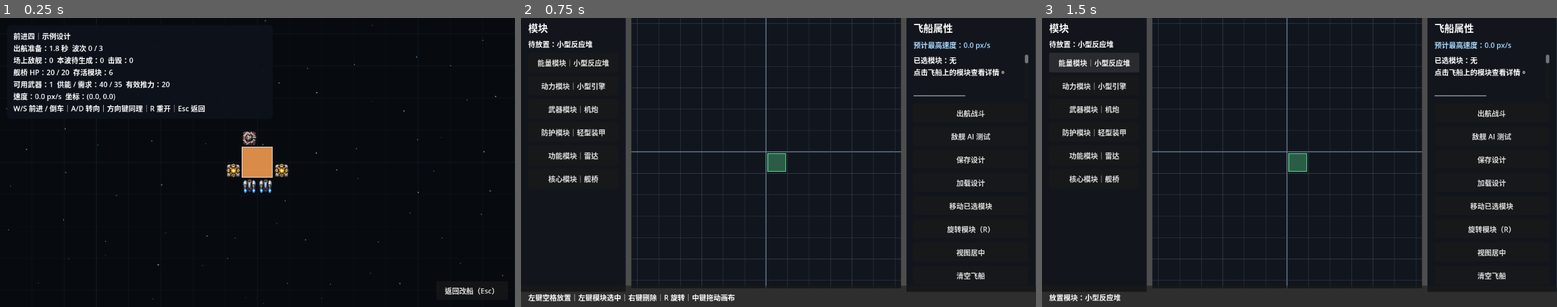
Above: before the commit, frames 1-3 (left to right).
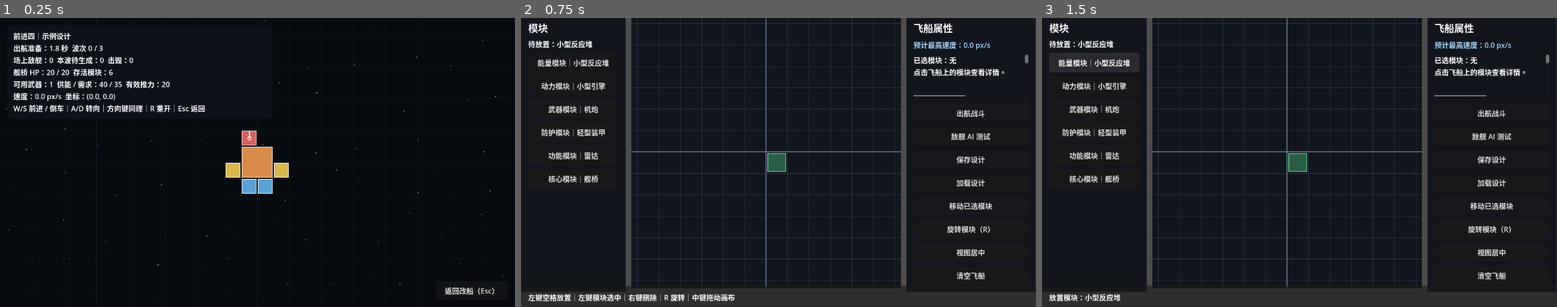
Above: after the commit, the same moments.

Repository: lqc19891229/AdvanceFour
Game: Godot game, scene res://game/combat/battle.tscn
Two runs of this game, one before a commit and one after it. Both use one fixed random seed, a clock stepped at 60 frames per second and the inputs below. This scene is started directly instead of the project's main scene.
Inputs:
- Up to frame 1 (0.25 s): no input
- Up to frame 2 (0.75 s): click "返回改船（Esc）" at 0.5 s
- Up to frame 3 (1.5 s): click "能量模块｜小型反应堆" at 1.25 s

The runs differ from the first frame. In frame 1, 0.7% of the frame differs, in the area x 43-57%, y 38-61%; in frame 2, nothing differs; in frame 3, nothing differs.

Commit message:
Restore Excel-driven module texture imports

Diff:
--- a/data/generated/modules/core/core_bridge.tres
+++ b/data/generated/modules/core/core_bridge.tres
@@ -1,9 +1,11 @@
 [gd_resource type="Resource" script_class="CoreModuleDefinition" format=3 uid="uid://cvyytwixan6ed"]
 
 [ext_resource type="Script" uid="uid://dr7ahptrr2ara" path="res://game/ship/definitions/core_module_definition.gd" id="1_0m841"]
+[ext_resource type="Texture2D" path="res://game/ship/art/modules/core_bridge.png" id="2_texture"]
 
 [resource]
 script = ExtResource("1_0m841")
+texture = ExtResource("2_texture")
 id = &"core_bridge"
 display_name = "舰桥"
 module_type = 5
--- a/data/generated/modules/defense/defense_lightarmor.tres
+++ b/data/generated/modules/defense/defense_lightarmor.tres
@@ -1,9 +1,11 @@
 [gd_resource type="Resource" script_class="DefenseModuleDefinition" format=3 uid="uid://d3cgij15dxy60"]
 
 [ext_resource type="Script" uid="uid://dw8g3d8ctmge3" path="res://game/ship/definitions/defense_module_definition.gd" id="1_q0vbv"]
+[ext_resource type="Texture2D" path="res://game/ship/art/modules/defense_lightarmor.png" id="2_texture"]
 
 [resource]
 script = ExtResource("1_q0vbv")
+texture = ExtResource("2_texture")
 protection = 10.0
 id = &"defense_lightarmor"
 display_name = "轻型装甲"
--- a/data/generated/modules/energy/energy_smallreactor.tres
+++ b/data/generated/modules/energy/energy_smallreactor.tres
@@ -1,9 +1,11 @@
 [gd_resource type="Resource" script_class="EnergyModuleDefinition" format=3 uid="uid://cmcvn2lj2g03n"]
 
 [ext_resource type="Script" uid="uid://djensrm51ikqf" path="res://game/ship/definitions/energy_module_definition.gd" id="1_1dcru"]
+[ext_resource type="Texture2D" path="res://game/ship/art/modules/energy_smallreactor.png" id="2_texture"]
 
 [resource]
 script = ExtResource("1_1dcru")
+texture = ExtResource("2_texture")
 energy_output = 20.0
 id = &"energy_smallreactor"
 display_name = "小型反应堆"
--- a/data/generated/modules/function/function_radar.tres
+++ b/data/generated/modules/function/function_radar.tres
@@ -1,9 +1,11 @@
 [gd_resource type="Resource" script_class="FunctionModuleDefinition" format=3 uid="uid://c508upumj0tfq"]
 
 [ext_resource type="Script" uid="uid://vt1mdpchd5pw" path="res://game/ship/definitions/function_module_definition.gd" id="1_ca0wo"]
+[ext_resource type="Texture2D" path="res://game/ship/art/modules/function_radar.png" id="2_texture"]
 
 [resource]
 script = ExtResource("1_ca0wo")
+texture = ExtResource("2_texture")
 id = &"function_radar"
 display_name = "雷达"
 description = "基础功能模块。现阶段暂无额外参数。"
--- a/data/generated/modules/propulsion/propulsion_smallengine.tres
+++ b/data/generated/modules/propulsion/propulsion_smallengine.tres
@@ -1,9 +1,11 @@
 [gd_resource type="Resource" script_class="PropulsionModuleDefinition" format=3 uid="uid://d4mhsglj3vxk3"]
 
 [ext_resource type="Script" uid="uid://li02sb2a2ata" path="res://game/ship/definitions/propulsion_module_definition.gd" id="1_c3fcf"]
+[ext_resource type="Texture2D" path="res://game/ship/art/modules/propulsion_smallengine.png" id="2_texture"]
 
 [resource]
 script = ExtResource("1_c3fcf")
+texture = ExtResource("2_texture")
 thrust = 10.0
 id = &"propulsion_smallengine"
 display_name = "小型引擎"
--- a/data/generated/modules/weapon/weapon_cannon.tres
+++ b/data/generated/modules/weapon/weapon_cannon.tres
@@ -1,9 +1,13 @@
 [gd_resource type="Resource" script_class="WeaponModuleDefinition" format=3 uid="uid://ot83omrw2h2b"]
 
 [ext_resource type="Script" uid="uid://cieg7176rd0wq" path="res://game/ship/definitions/weapon_module_definition.gd" id="1_ph2d0"]
+[ext_resource type="Texture2D" path="res://game/ship/art/modules/weapon_cannon_base.png" id="2_texture"]
+[ext_resource type="Texture2D" path="res://game/ship/art/modules/weapon_cannon_turret.png" id="3_turret_texture"]
 
 [resource]
 script = ExtResource("1_ph2d0")
+texture = ExtResource("2_texture")
+turret_texture = ExtResource("3_turret_texture")
 firepower = 5.0
 attack_range = 500.0
 fire_interval = 0.5
--- a/game/ship/art/module_art_library.gd
+++ b/game/ship/art/module_art_library.gd
@@ -1,26 +1,15 @@
 class_name ModuleArtLibrary
 extends RefCounted
-
-const MODULE_ART_ROOT := "res://game/ship/art/modules/"
 
 static func get_base_texture(definition: ShipModuleDefinition) -> Texture2D:
 	if definition == null:
 		return null
-
-	var suffix := "_base.png" if definition is WeaponModuleDefinition else ".png"
-	return _load_texture("%s%s%s" % [
-		MODULE_ART_ROOT,
-		String(definition.id),
-		suffix
-	])
+	return definition.texture
 
 static func get_turret_texture(definition: ShipModuleDefinition) -> Texture2D:
 	if not (definition is WeaponModuleDefinition):
 		return null
-	return _load_texture("%s%s_turret.png" % [
-		MODULE_ART_ROOT,
-		String(definition.id)
-	])
+	return (definition as WeaponModuleDefinition).turret_texture
 
 static func get_texture_scale(texture: Texture2D, target_size: Vector2) -> Vector2:
 	if texture == null:
@@ -29,8 +18,3 @@
 	if source_size.x <= 0.0 or source_size.y <= 0.0:
 		return Vector2.ONE
 	return target_size / source_size
-
-static func _load_texture(path: String) -> Texture2D:
-	if not ResourceLoader.exists(path):
-		return null
-	return load(path) as Texture2D
--- a/game/ship/definitions/module_definition.gd
+++ b/game/ship/definitions/module_definition.gd
@@ -20,6 +20,9 @@
 @export var energy_cost: float = 0.0
 @export var hp: float = 20.0
 
+@export_group("美术资源")
+@export var texture: Texture2D
+
 func get_type_name() -> String:
 	match module_type:
 		ModuleType.ENERGY:
--- a/game/ship/definitions/weapon_module_definition.gd
+++ b/game/ship/definitions/weapon_module_definition.gd
@@ -9,5 +9,8 @@
 @export var projectile_speed: float = 700.0
 @export var fire_angle_tolerance_degrees: float = 6.0
 
+@export_group("武器美术")
+@export var turret_texture: Texture2D
+
 func _init() -> void:
 	module_type = ModuleType.WEAPON
--- a/game/ship/editor/ship_grid_view.gd
+++ b/game/ship/editor/ship_grid_view.gd
@@ -248,7 +248,7 @@
 	)
 
 	var base_drawn := false
-	if module.definition != null and module.definition.size == Vector2i.ONE:
+	if module.definition != null:
 		var base_texture := ModuleArtLibrary.get_base_texture(module.definition)
 		if base_texture != null:
 			var base_rotation := 0.0
@@ -260,10 +260,7 @@
 	if not base_drawn:
 		_draw_module_fallback(module, rect)
 
-	if (
-		module.definition is WeaponModuleDefinition
-		and module.definition.size == Vector2i.ONE
-	):
+	if module.definition is WeaponModuleDefinition:
 		var turret_rotation := float(module.rotation_quarters) * PI * 0.5
 		var turret_texture := ModuleArtLibrary.get_turret_texture(module.definition)
 		if turret_texture != null:
--- a/game/ship/runtime/ship_module_runtime.gd
+++ b/game/ship/runtime/ship_module_runtime.gd
@@ -44,9 +44,6 @@
 func _build_visual(pixel_size: Vector2) -> void:
 	if module_instance == null or module_instance.definition == null:
 		return
-	if module_instance.definition.size != Vector2i.ONE:
-		return
-
 	var texture := ModuleArtLibrary.get_base_texture(module_instance.definition)
 	if texture == null:
 		return
--- a/tools/data_import/cache/modules.json
+++ b/tools/data_import/cache/modules.json
@@ -2,134 +2,13 @@
   "ok": true,
   "errors": [],
   "warnings": [],
-  "counts": {
-    "Energy": 1,
-    "Propulsion": 1,
-    "Weapon": 1,
-    "Defense": 1,
-    "Function": 1,
-    "Core": 1
-  },
+  "counts": {"Energy":1,"Propulsion":1,"Weapon":1,"Defense":1,"Function":1,"Core":1},
   "modules": [
-    {
-      "id": "energy_smallreactor",
-      "display_name": "小型反应堆",
-      "module_type": "ENERGY",
-      "description": "基础能量模块，为飞船提供持续能量。",
-      "width": 1,
-      "height": 1,
-      "mass": 10,
-      "energy_cost": 0,
-      "hp": 20,
-      "energy_output": 20,
-      "thrust": 0,
-      "firepower": 0,
-      "protection": 0,
-      "attack_range": 0,
-      "fire_interval": 0,
-      "turn_speed_degrees": 0,
-      "projectile_speed": 0,
-      "fire_angle_tolerance_degrees": 0
-    },
-    {
-      "id": "propulsion_smallengine",
-      "display_name": "小型引擎",
-      "module_type": "PROPULSION",
-      "description": "基础动力模块，为飞船提供主要推进力。",
-      "width": 1,
-      "height": 1,
-      "mass": 10,
-      "energy_cost": 5,
-      "hp": 20,
-      "energy_output": 0,
-      "thrust": 10,
-      "firepower": 0,
-      "protection": 0,
-      "attack_range": 0,
-      "fire_interval": 0,
-      "turn_speed_degrees": 0,
-      "projectile_speed": 0,
-      "fire_angle_tolerance_degrees": 0
-    },
-    {
-      "id": "weapon_cannon",
-      "display_name": "机炮",
-      "module_type": "WEAPON",
-      "description": "基础武器模块，提供稳定的常规火力。",
-      "width": 1,
-      "height": 1,
-      "mass": 5,
-      "energy_cost": 5,
-      "hp": 20,
-      "energy_output": 0,
-      "thrust": 0,
-      "firepower": 5,
-      "protection": 0,
-      "attack_range": 500,
-      "fire_interval": 0.5,
-      "turn_speed_degrees": 180,
-      "projectile_speed": 700,
-      "fire_angle_tolerance_degrees": 6
-    },
-    {
-      "id": "defense_lightarmor",
-      "display_name": "轻型装甲",
-      "module_type": "DEFENSE",
-      "description": "基础防护模块，为飞船提供结构防护。",
-      "width": 1,
-      "height": 1,
-      "mass": 5,
-      "energy_cost": 0,
-      "hp": 20,
-      "energy_output": 0,
-      "thrust": 0,
-      "firepower": 0,
-      "protection": 10,
-      "attack_range": 0,
-      "fire_interval": 0,
-      "turn_speed_degrees": 0,
-      "projectile_speed": 0,
-      "fire_angle_tolerance_degrees": 0
-    },
-    {
-      "id": "function_radar",
-      "display_name": "雷达",
-      "module_type": "FUNCTION",
-      "description": "基础功能模块。现阶段暂无额外参数。",
-      "width": 1,
-      "height": 1,
-      "mass": 5,
-      "energy_cost": 10,
-      "hp": 20,
-      "energy_output": 0,
-      "thrust": 0,
-      "firepower": 0,
-      "protection": 0,
-      "attack_range": 0,
-      "fire_interval": 0,
-      "turn_speed_degrees": 0,
-      "projectile_speed": 0,
-      "fire_angle_tolerance_degrees": 0
-    },
-    {
-      "id": "core_bridge",
-      "display_name": "舰桥",
-      "module_type": "CORE",
-      "description": "飞船核心区域。核心模块被击毁时，飞船判定为沉没。",
-      "width": 2,
-      "height": 2,
-      "mass": 40,
-      "energy_cost": 20,
-      "hp": 20,
-      "energy_output": 0,
-      "thrust": 0,
-      "firepower": 0,
-      "protection": 0,
-      "attack_range": 0,
-      "fire_interval": 0,
-      "turn_speed_degrees": 0,
-      "projectile_speed": 0,
-      "fire_angle_tolerance_degrees": 0
-    }
+    {"id":"energy_smallreactor","display_name":"小型反应堆","module_type":"ENERGY","description":"基础能量模块，为飞船提供持续能量。","width":1,"height":1,"mass":10,"energy_cost":0,"hp":20,"texture_path":"res://game/ship/art/modules/energy_smallreactor.png","turret_texture_path":"","energy_output":20,"thrust":0,"firepower":0,"protection":0,"attack_range":0,"fire_interval":0,"turn_speed_degrees":0,"projectile_speed":0,"fire_angle_tolerance_degrees":0},
+    {"id":"propulsion_smallengine","display_name":"小型引擎","module_type":"PROPULSION","description":"基础动力模块，为飞船提供主要推进力。","width":1,"height":1,"mass":10,"energy_cost":5,"hp":20,"texture_path":"res://game/ship/art/modules/propulsion_smallengine.png","turret_texture_path":"","energy_output":0,"thrust":10,"firepower":0,"protection":0,"attack_range":0,"fire_interval":0,"turn_speed_degrees":0,"projectile_speed":0,"fire_angle_tolerance_degrees":0},
+    {"id":"weapon_cannon","display_name":"机炮","module_type":"WEAPON","description":"基础武器模块，提供稳定的常规火力。","width":1,"height":1,"mass":5,"energy_cost":5,"hp":20,"texture_path":"res://game/ship/art/modules/weapon_cannon_base.png","turret_texture_path":"res://game/ship/art/modules/weapon_cannon_turret.png","energy_output":0,"thrust":0,"firepower":5,"protection":0,"attack_range":500,"fire_interval":0.5,"turn_speed_degrees":180,"projectile_speed":700,"fire_angle_tolerance_degrees":6},
+    {"id":"defense_lightarmor","display_name":"轻型装甲","module_type":"DEFENSE","description":"基础防护模块，为飞船提供结构防护。","width":1,"height":1,"mass":5,"energy_cost":0,"hp":20,"texture_path":"res://game/ship/art/modules/defense_lightarmor.png","turret_texture_path":"","energy_output":0,"thrust":0,"firepower":0,"protection":10,"attack_range":0,"fire_interval":0,"turn_speed_degrees":0,"projectile_speed":0,"fire_angle_tolerance_degrees":0},
+    {"id":"function_radar","display_name":"雷达","module_type":"FUNCTION","description":"基础功能模块。现阶段暂无额外参数。","width":1,"height":1,"mass":5,"energy_cost":10,"hp":20,"texture_path":"res://game/ship/art/modules/function_radar.png","turret_texture_path":"","energy_output":0,"thrust":0,"firepower":0,"protection":0,"attack_range":0,"fire_interval":0,"turn_speed_degrees":0,"projectile_speed":0,"fire_angle_tolerance_degrees":0},
+    {"id":"core_bridge","display_name":"舰桥","module_type":"CORE","description":"飞船核心区域。核心模块被击毁时，飞船判定为沉没。","width":2,"height":2,"mass":40,"energy_cost":20,"hp":20,"texture_path":"res://game/ship/art/modules/core_bridge.png","turret_texture_path":"","energy_output":0,"thrust":0,"firepower":0,"protection":0,"attack_range":0,"fire_interval":0,"turn_speed_degrees":0,"projectile_speed":0,"fire_angle_tolerance_degrees":0}
   ]
 }
Not shown, changed: addons/advance_four_data_importer/plugin.gd
Not shown, changed: game/ship/art/README.txt
Not shown, changed: tools/data_import/README.txt
Not shown, changed: .gitignore
Not shown, changed: tools/data_import/import_excel.py
Not shown, changed: tools/data_import/source/game_data.xlsx
